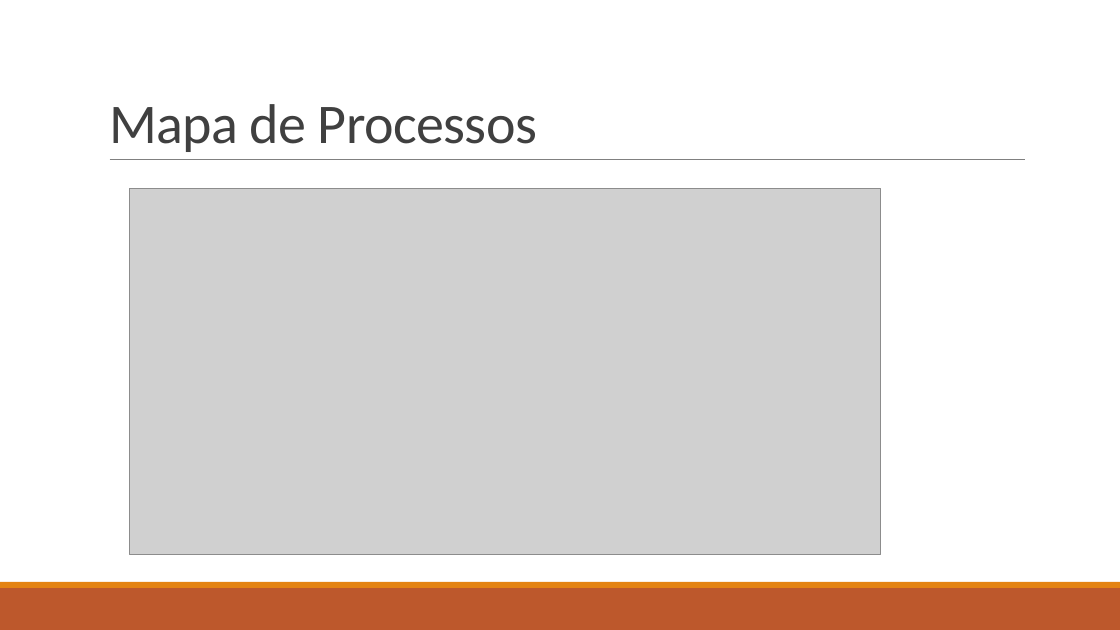
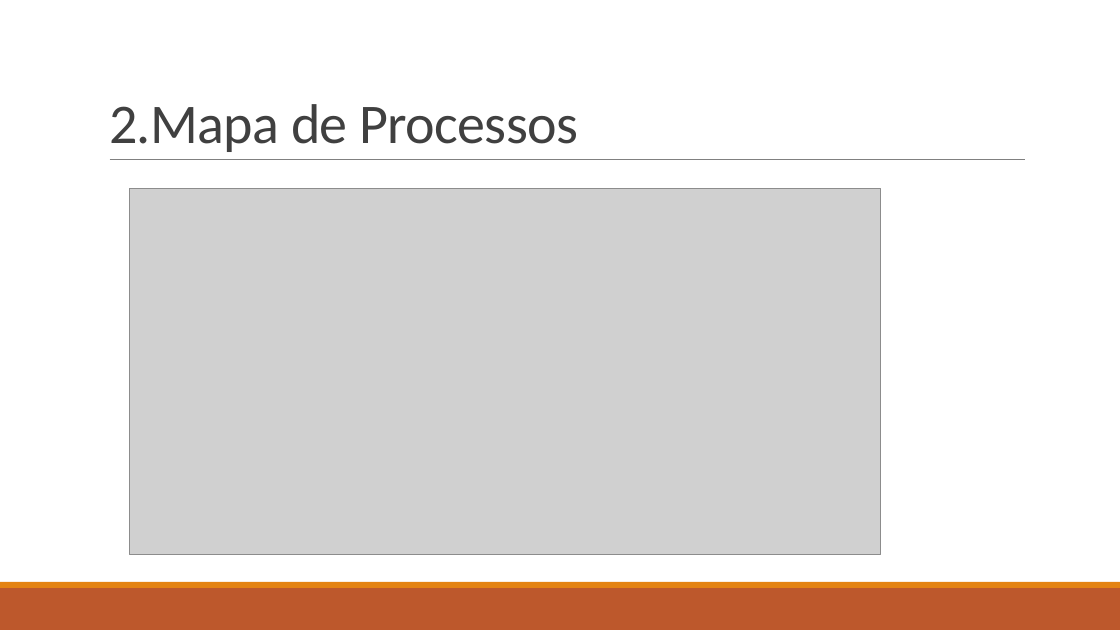
Before and after one commit to ruhansanabria/Puc_Lean2016, a slide deck: slide 10 of Apresentações/TRE DMAIC - Analyze.pptx (slide 7 before the commit). Drawn at 1120x630 pixels with LibreOffice and Linux fonts; fonts in the diff are those of the drawing; grey boxes stand for pictures. Boxes give left, top, right and bottom in pixels: in the first picture for what was removed or moved away, otherwise in the second. Text is boxed around its words. In the diff, an @@ line names an element or a change of style, - is before the commit and + after.

```diff
--- a/Apresentações/TRE DMAIC - Analyze.pptx
+++ b/Apresentações/TRE DMAIC - Analyze.pptx
@@ title at [109,104,578,152]: text changed @@
-Mapa de Processos
+2.Mapa de Processos
```
Also in this commit, not shown: 6 other slides changed, 3 slides added.
